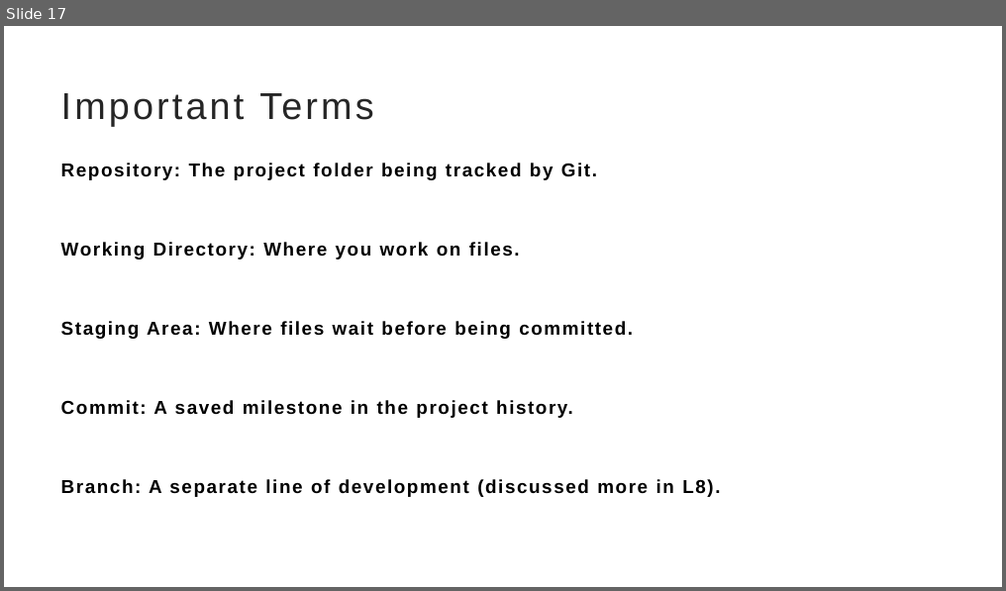
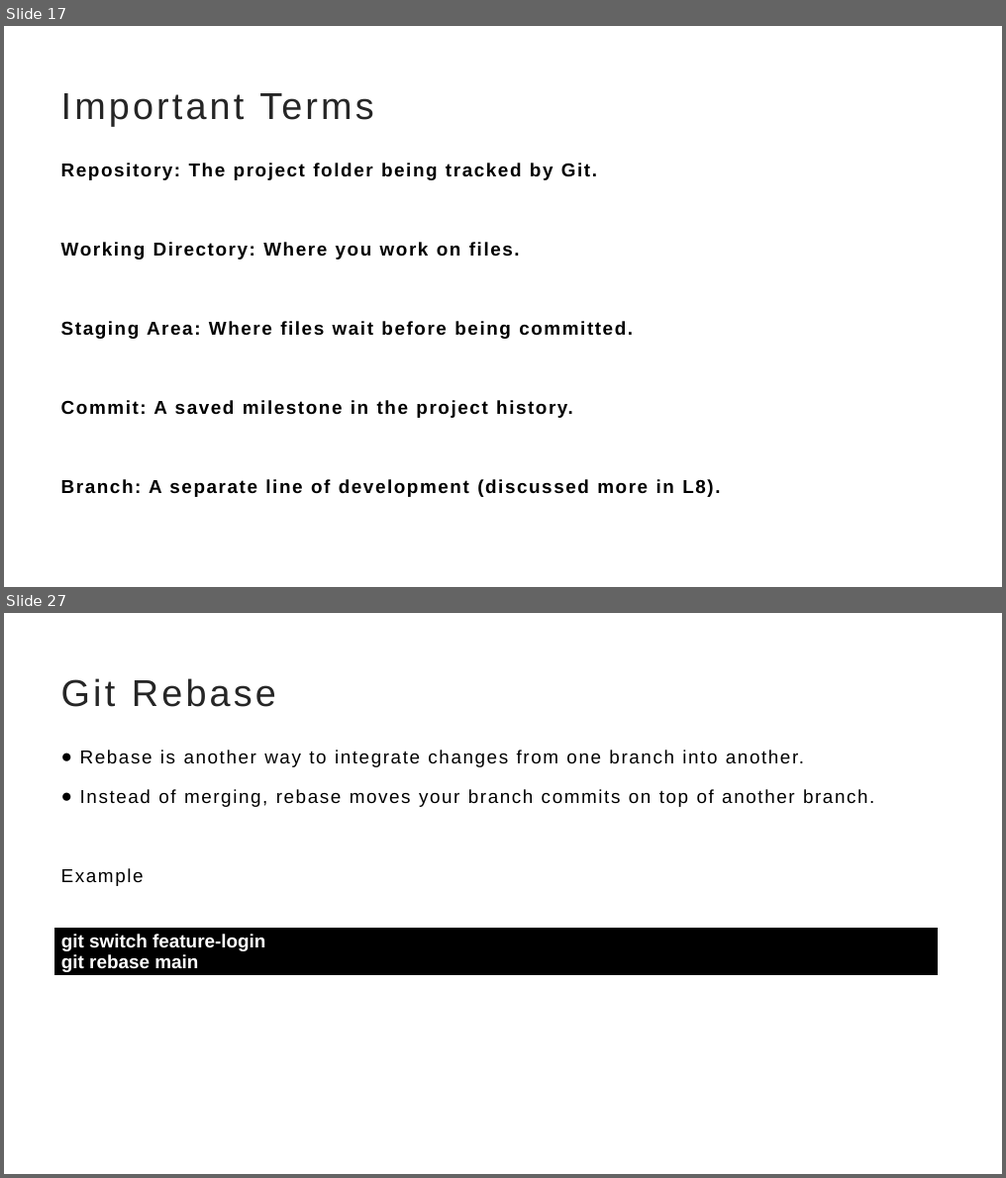
Before and after one commit to TahirMahmoodKamboh/git, a slide deck: Git-Lec-1-Lec2.pptx. Shown one above the other, each under a label of ours: slide 17 before the commit, slides 17 and 27 after it; the slides between them are not shown. The pictures are 1006x591 and 1006x1178 pixels, drawn with LibreOffice and Linux fonts; fonts in the diff are those of the drawing. Boxes give left, top, right and bottom in pixels: in the first picture for what was removed or moved away, otherwise in the second. Text is boxed around its words. In the diff, an @@ line names an element or a change of style, - is before the commit and + after.

```diff
--- a/Git-Lec-1-Lec2.pptx
+++ b/Git-Lec-1-Lec2.pptx
@@ slide 27 added at (4,613,1002,1174), background #FFFFFF @@
@@ title added at (61,678,276,707), 36 pt, text #262626 @@
+Git Rebase
@@ text added at (61,750,874,886), 18 pt, text #000000 @@
+● Rebase is another way to integrate changes from one branch into another.
+● Instead of merging, rebase moves your branch commits on top of another branch.
+Example
@@ table added at (54,928,939,976), 1 rows, 1 columns @@
+git switch feature-login / git rebase main
```
Also in this commit, not shown: 21 other slides added, 4 other files.
